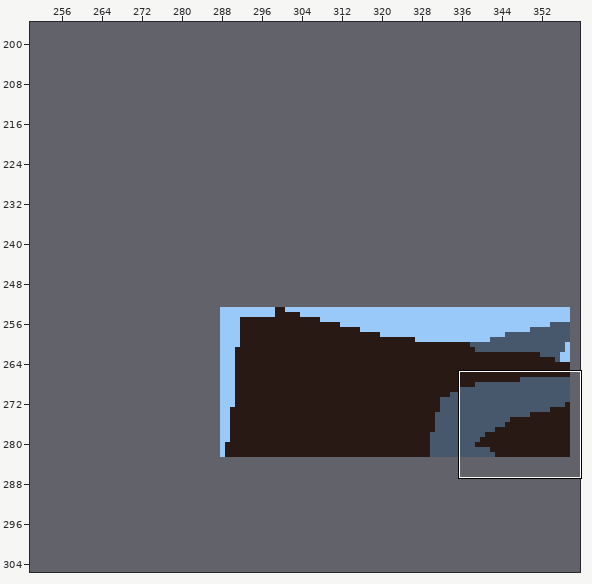
Tiled map (JSON), stored at assets/graphics/Map/Sehr bekannt.json. The first picture is a wide view before the edit; the outline marks the close-up.
Close-up. Earlier state:
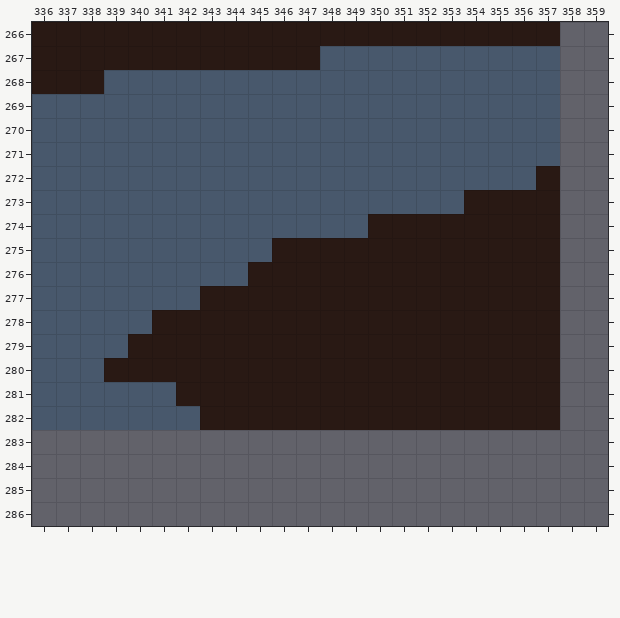
Cells are 16x16 px. Shown: x 336..359, y 266..286. The commit also changed other parts of the map, which this record leaves out. The old version is drawn lined up with the new one.
Once edited:
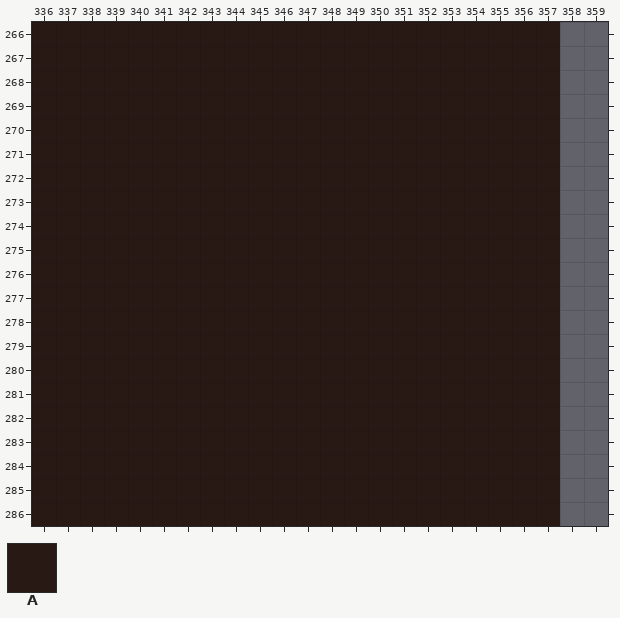
Key: from "canyon-tileset": A 15.
_ is an empty cell.
What changed:
map size 70x30 -> 360x315 cells (old content now starts at 288,253; both pictures use the new coordinates)
Layer "Ground":
There is now tile A in row 267 at x 348 to 357; in row 268 at x 339 to 357; in rows 269 to 271 at x 336 to 357; in row 272 at x 336 to 356; in row 273 at x 336 to 353; in row 274 at x 336 to 349.
There is now tile A in row 275 at x 336 to 345; in row 276 at x 336 to 344; in row 277 at x 336 to 342; in row 278 at x 336 to 340; in row 279 at x 336 to 339; in row 280 at x 336 to 338.
There is now tile A in row 281 at x 336 to 341; in row 282 at x 336 to 342; in rows 283 to 286 at x 336 to 357.
